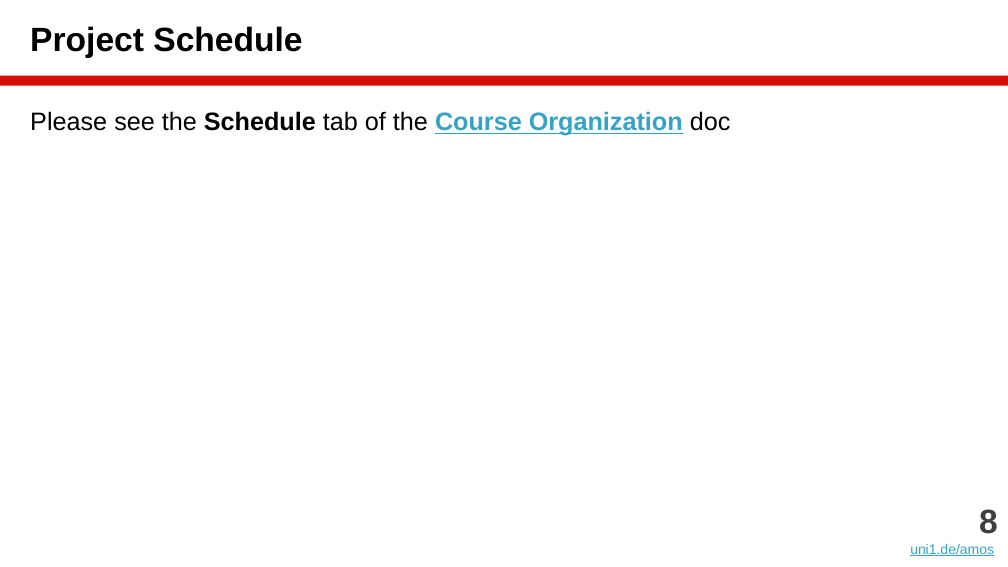
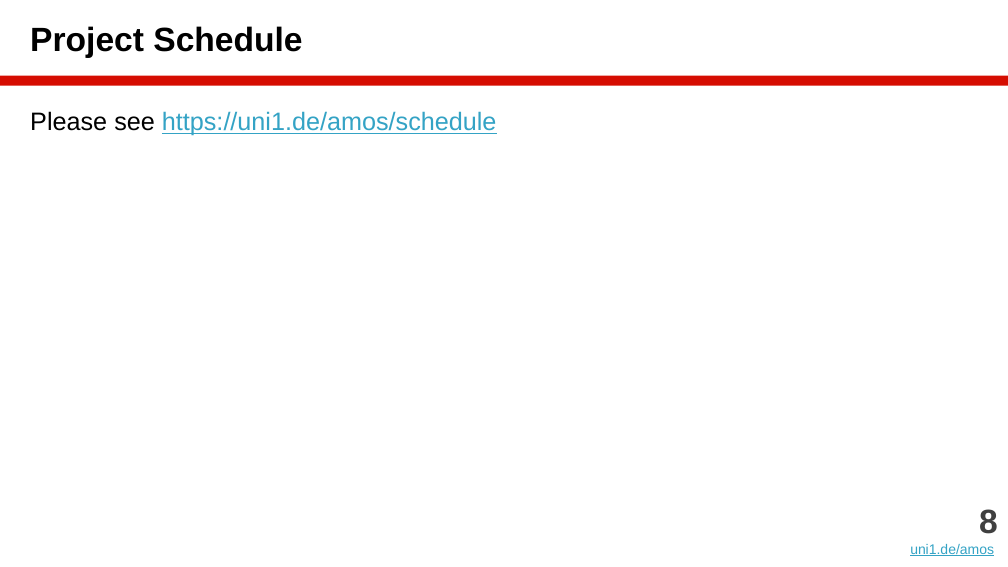
Before and after one commit to dirkriehle/amos-course, a slide deck: slide 8 of Lecture slides/AMOS B02 - Scrum and AMOS.pptx. Drawn at 1008x567 pixels with LibreOffice and Linux fonts; fonts in the diff are those of the drawing. Boxes give left, top, right and bottom in pixels: in the first picture for what was removed or moved away, otherwise in the second. Text is boxed around its words. In the diff, an @@ line names an element or a change of style, - is before the commit and + after.

```diff
--- a/Lecture slides/AMOS B02 - Scrum and AMOS.pptx
+++ b/Lecture slides/AMOS B02 - Scrum and AMOS.pptx
@@ text at <box>30,111,497,136</box>: text changed; text colour #000000 to #34A3C5; bold off @@
-Please see the Schedule tab of the Course Organization doc
+Please see https://uni1.de/amos/schedule
```
Also in this commit, not shown: 4 other slides changed, 15 other files.
